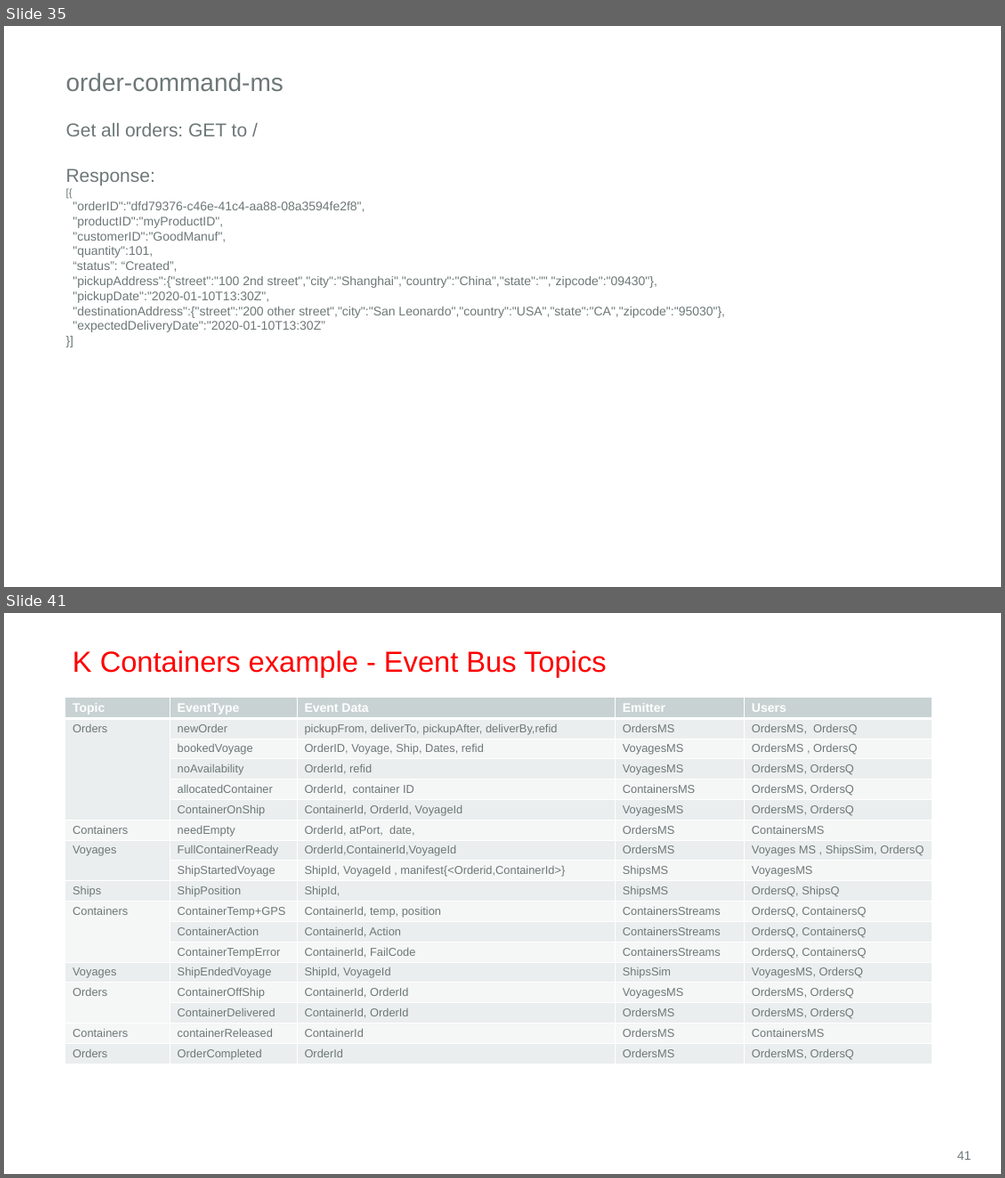
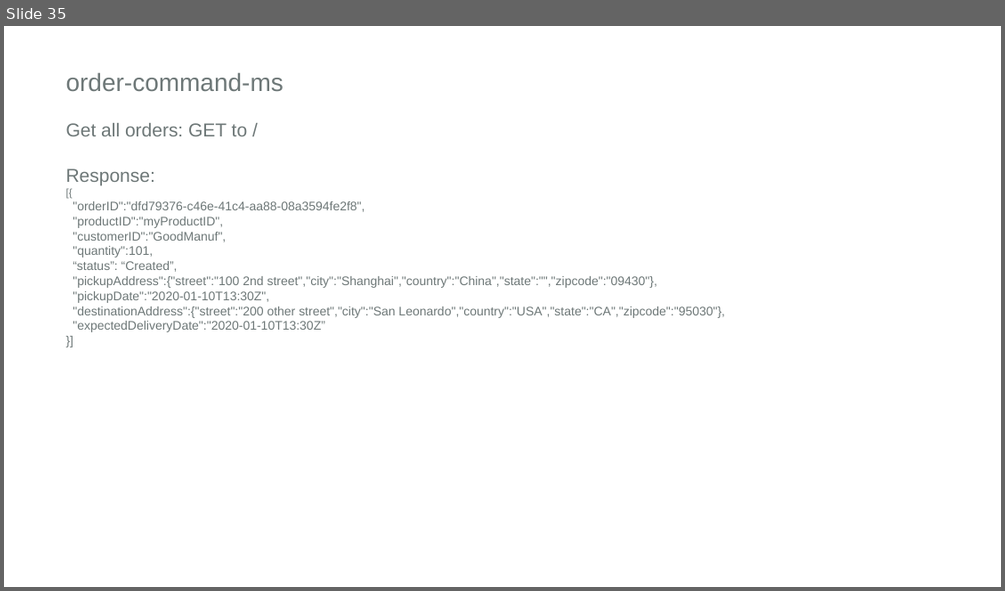
Before and after one commit to matthewpwilson/refarch-kc-order-ms, a slide deck: kc-order-diagrams.pptx. Shown one above the other, each under a label of ours: slides 35 and 41 before the commit, slide 35 after it; the slides between them are not shown. The pictures are 1005x1178 and 1005x591 pixels, drawn with LibreOffice and Linux fonts; fonts in the diff are those of the drawing; background and template pictures are left out. Boxes give left, top, right and bottom in pixels: in the first picture for what was removed or moved away, otherwise in the second. Text is boxed around its words. In the diff, an @@ line names an element or a change of style, - is before the commit and + after.

```diff
--- a/kc-order-diagrams.pptx
+++ b/kc-order-diagrams.pptx
@@ slide 41 removed at (4,613,1001,1174), background #FFFFFF @@
@@ title removed at (73,650,607,677) @@
-K Containers example - Event Bus Topics
@@ table removed at (65,697,933,1079), 18 rows, 5 columns @@
-Topic | EventType | Event Data | Emitter | Users
-Orders | newOrder | pickupFrom, deliverTo, pickupAfter, deliverBy,refid | OrdersMS | OrdersMS, OrdersQ
- | bookedVoyage | OrderID, Voyage, Ship, Dates, refid | VoyagesMS | OrdersMS , OrdersQ
- | noAvailability | OrderId, refid | VoyagesMS | OrdersMS, OrdersQ
- | allocatedContainer | OrderId, container ID | ContainersMS | OrdersMS, OrdersQ
- | ContainerOnShip | ContainerId, OrderId, VoyageId | VoyagesMS | OrdersMS, OrdersQ
-Containers | needEmpty | OrderId, atPort, date, | OrdersMS | ContainersMS
-Voyages | FullContainerReady | OrderId,ContainerId,VoyageId | OrdersMS | Voyages MS , ShipsSim, OrdersQ
- | ShipStartedVoyage | ShipId, VoyageId , manifest{<Orderid,ContainerId>} | ShipsMS | VoyagesMS
-Ships | ShipPosition | ShipId, | ShipsMS | OrdersQ, ShipsQ
-Containers | ContainerTemp+GPS | ContainerId, temp, position | ContainersStreams | OrdersQ, ContainersQ
- | ContainerAction | ContainerId, Action | ContainersStreams | OrdersQ, ContainersQ
- | ContainerTempError | ContainerId, FailCode | ContainersStreams | OrdersQ, ContainersQ
-Voyages | ShipEndedVoyage | ShipId, VoyageId | ShipsSim | VoyagesMS, OrdersQ
-Orders | ContainerOffShip | ContainerId, OrderId | VoyagesMS | OrdersMS, OrdersQ
- | ContainerDelivered | ContainerId, OrderId | OrdersMS | OrdersMS, OrdersQ
-Containers | containerReleased | ContainerId | OrdersMS | ContainersMS
-Orders | OrderCompleted | OrderId | OrdersMS | OrdersMS, OrdersQ
@@ page number removed at (957,1151,971,1159) @@
-41
```
Also in this commit, not shown: 3 slides changed, 3 slides added, 11 other slides removed, 6 other files.
